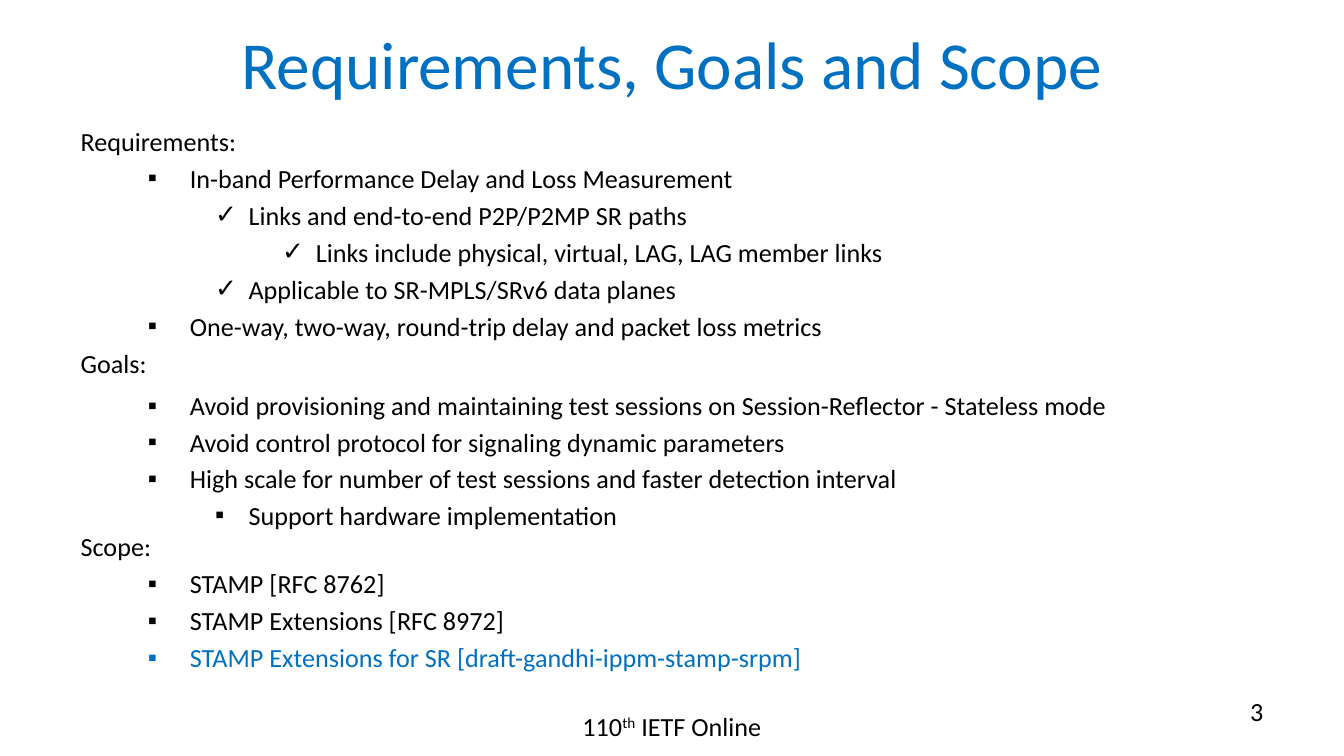
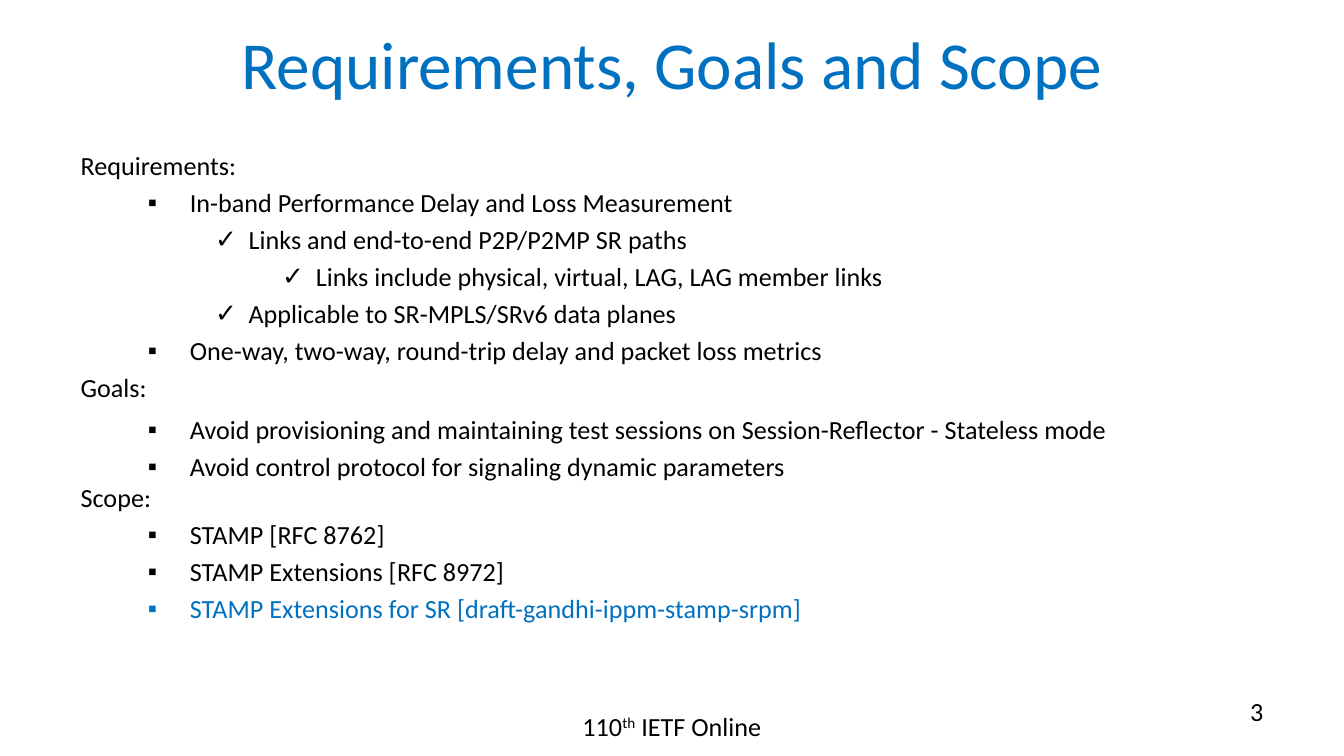
Before and after one commit to rakgandhi/ietf-slides, a slide deck: slide 3 of draft-gandhi-spring-stamp-srpm-05.pptx. Drawn at 1344x756 pixels with LibreOffice and Linux fonts; fonts in the diff are those of the drawing. Boxes give left, top, right and bottom in pixels: in the first picture for what was removed or moved away, otherwise in the second. Text is boxed around its words. In the diff, an @@ line names an element or a change of style, - is before the commit and + after.

```diff
--- a/draft-gandhi-spring-stamp-srpm-05.pptx
+++ b/draft-gandhi-spring-stamp-srpm-05.pptx
@@ text "Requirements:": place and size @@
-text "Requirements:" at <box>81,133,1105,672</box>
+text "Requirements:" at <box>81,157,1105,623</box>
@@ text at <box>190,470,896,530</box>: paragraphs removed @@
-  ▪ High scale for number of test sessions and faster detection interval
-    ▪ Support hardware implementation
```
Also in this commit, not shown: 3 other slides changed, 3 other files.
